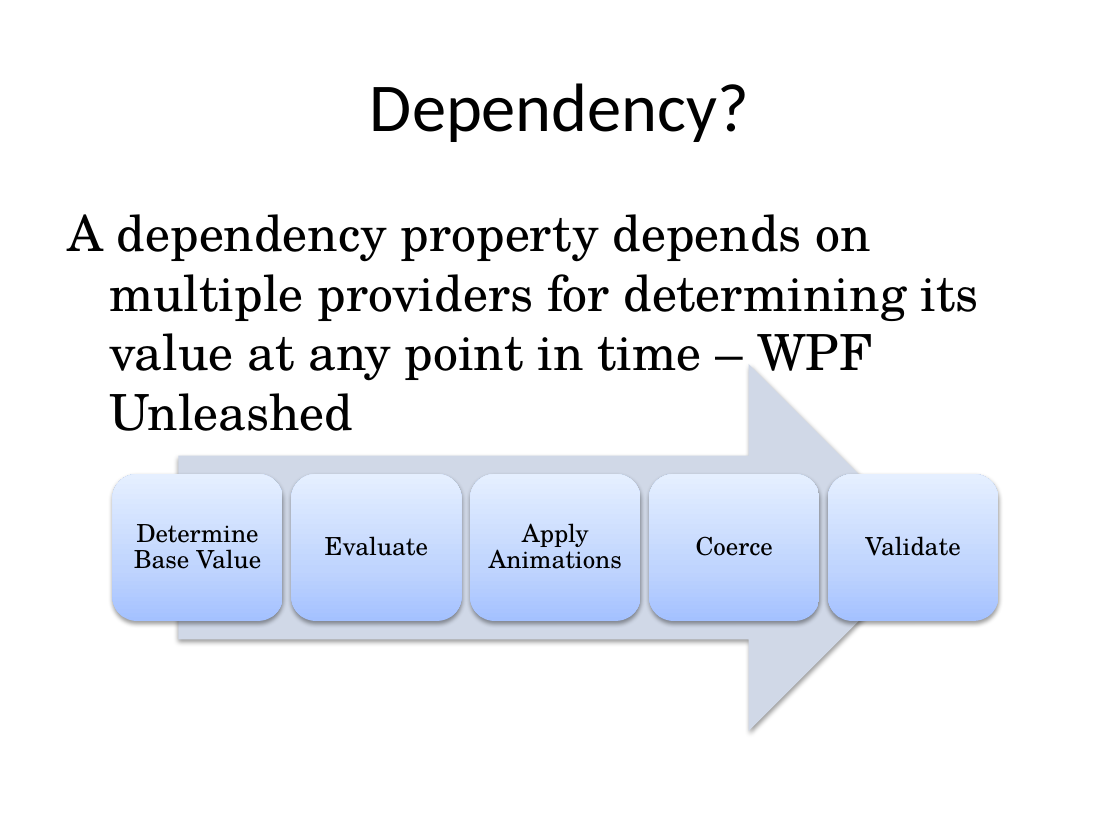
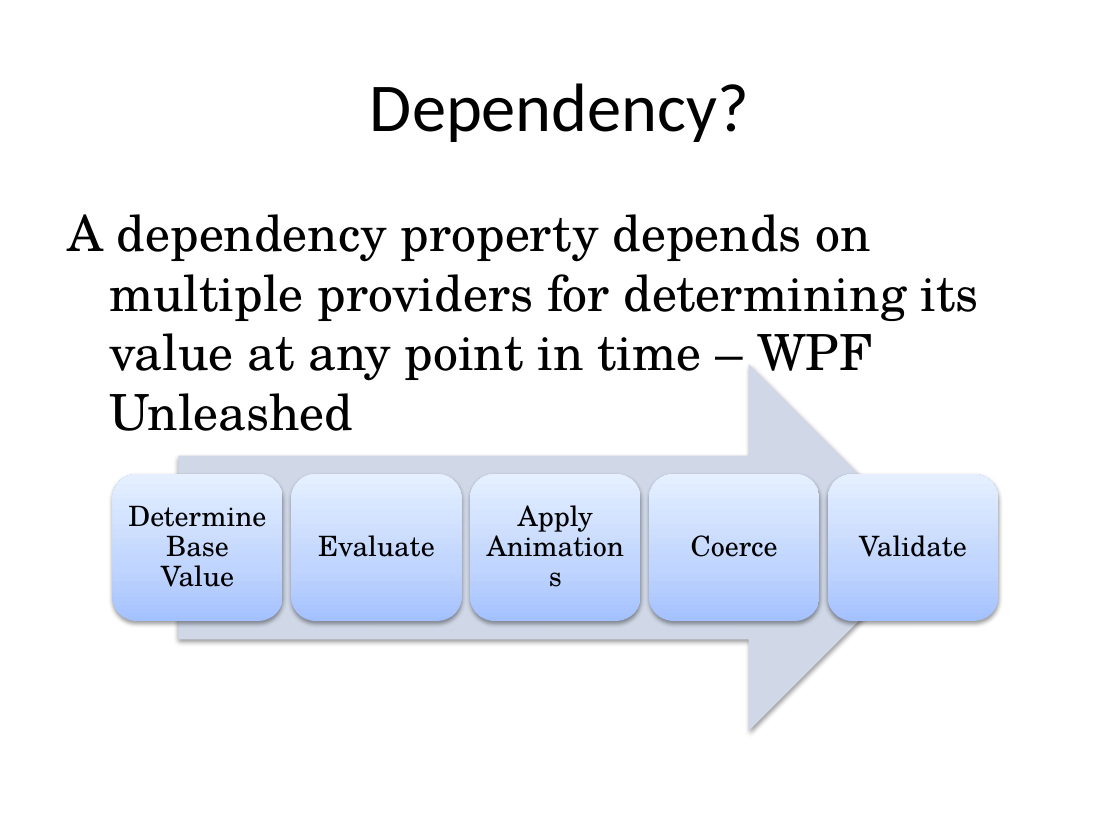
Before and after one commit to RookieOne/JBsWpfExamples, a slide deck: slide 12 of Adv WPF Workshop.pptx. Drawn at 1120x840 pixels with LibreOffice and Linux fonts; fonts in the diff are those of the drawing. Boxes give left, top, right and bottom in pixels: in the first picture for what was removed or moved away, otherwise in the second. Text is boxed around its words. In the diff, an @@ line names an element or a change of style, - is before the commit and + after.

Commit message:
additions to slides and font example

```diff
--- a/Adv WPF Workshop.pptx
+++ b/Adv WPF Workshop.pptx
@@ text "Determine Base Value": place and size @@
-text "Determine Base Value" at (134,524,261,569)
+text "Determine Base Value" at (128,505,266,587)
@@ text "Evaluate": place and size @@
-text "Evaluate" at (325,536,428,556)
+text "Evaluate" at (318,535,435,557)
@@ size 16 to 18 pt in 5 elements at (128,505,266,587), (318,535,435,557), (691,535,778,557), (859,535,967,557), (518,505,593,532) @@
@@ text "Apply Animations": place and size @@
-text "Apply Animations" at (489,523,622,569)
+text "Apply Animations" at (518,505,593,532)
```
Also in this commit, not shown: 30 other slides changed, 8 slides added, 8 slides removed, 8 other files.
